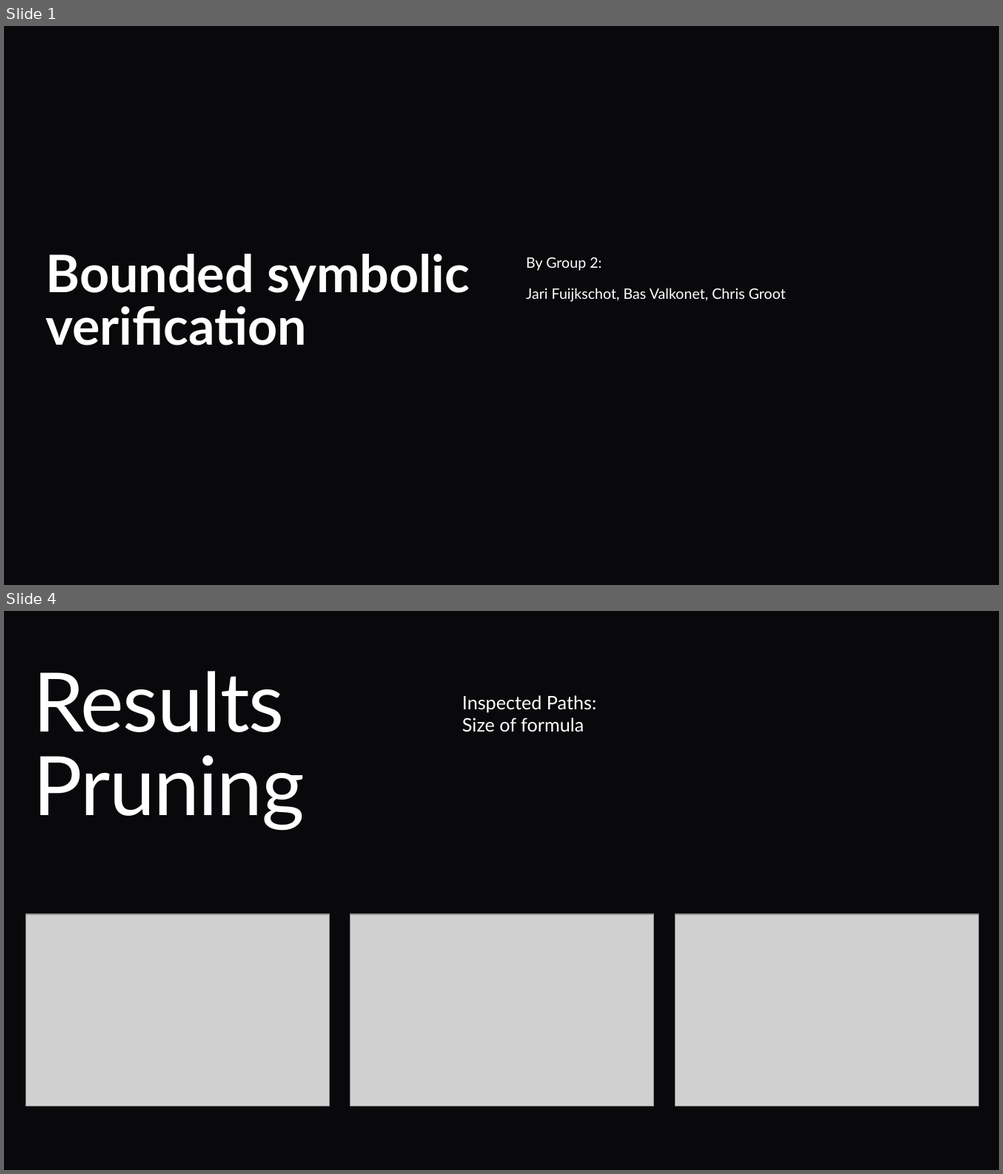
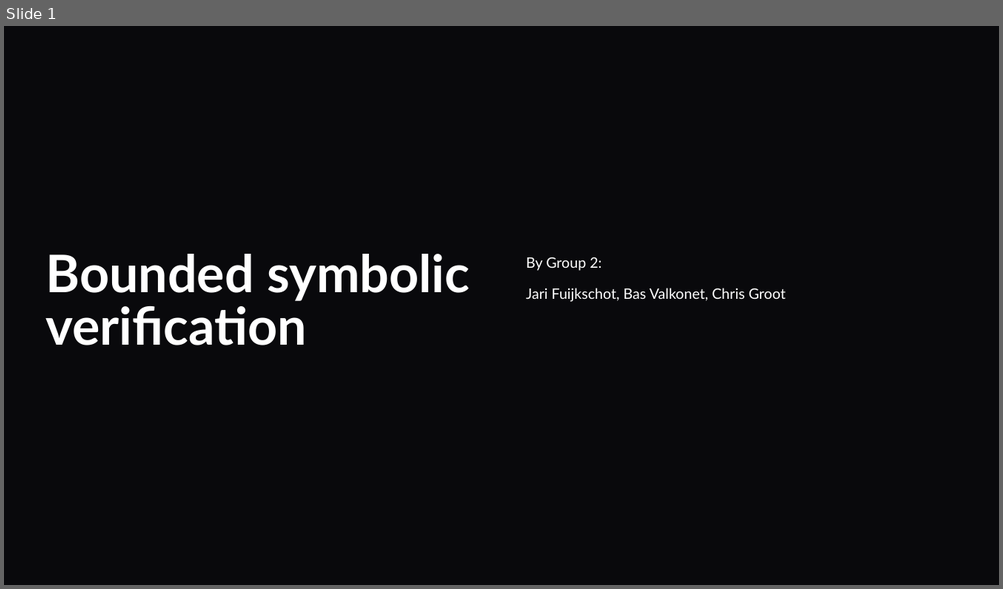
Before and after one commit to JariKanarie/gclparser-master_PSAV, a slide deck: docs/End_Presentation.pptx. Shown one above the other, each under a label of ours: slides 1 and 4 before the commit, slide 1 after it; the slides between them are not shown. The pictures are 1003x1174 and 1003x589 pixels, drawn with LibreOffice and Linux fonts; fonts in the diff are those of the drawing; grey boxes stand for pictures; background and template pictures are left out. Boxes give left, top, right and bottom in pixels: in the first picture for what was removed or moved away, otherwise in the second. Text is boxed around its words. In the diff, an @@ line names an element or a change of style, - is before the commit and + after.

Commit message:
Update appendix benchmarks and performance plots
Refresh benchmark results, graphs, and presentation assets; add the no-heuristics baseline plot and update the benchmark script for the revised CSV schema and error handling.

```diff
--- a/docs/End_Presentation.pptx
+++ b/docs/End_Presentation.pptx
@@ slide 4 removed at box(4, 611, 999, 1170), background #09090C @@
@@ title removed at box(33, 671, 304, 830) @@
-Results Pruning
@@ text removed at box(462, 695, 596, 732) @@
-Inspected Paths:
-Size of formula
@@ picture removed at box(25, 914, 330, 1106) @@
@@ picture removed at box(350, 914, 654, 1106) @@
@@ picture removed at box(674, 914, 979, 1106) @@
```
Also in this commit, not shown: 2 slides changed, 4 slides added, 3 other slides removed, 18 other files.
